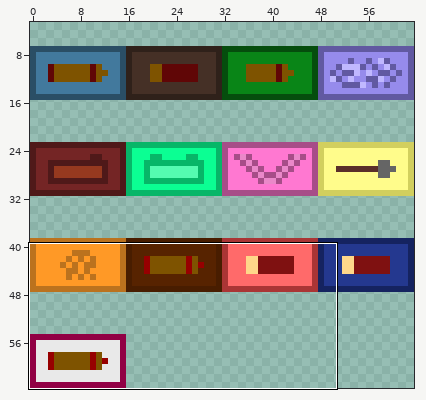
Pixel-art sprite: Assets/Sprites/ammopacks.png. The first picture is a wide view before the edit; the outline marks the close-up.
Close-up. Before the commit:
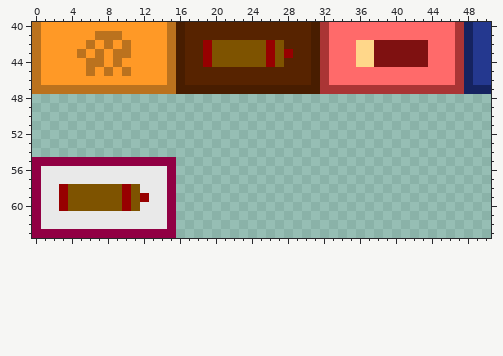
The file is 64x64 pixels. Colours within 5 levels of each other are drawn and written as one. Shown: x 0..50, y 40..63. The wide view leaves out empty margins.
After the commit:
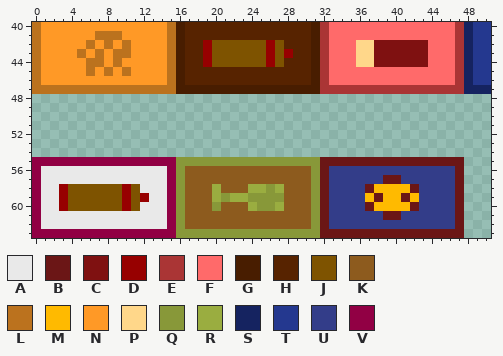
Palette (. is transparent): A #e9e9e9  B #6b1616  C #7f1111  D #970000  E #aa3535  F #ff6a6a  G #481d00  H #572300  J #7e5300  K #8d5b1e  L #bb721e  M #ffba00  N #ff9926  P #ffd78a  Q #889839  R #9aad40  S #152360  T #24388f  U #333d89  V #910044
The exact change:
Changed rows in their new state; - is an unchanged pixel.
first column x 16:
55 QQQQQQQQQQQQQQQQBBBBBBBBBBBBBBBB
56 QKKKKKKKKKKKKKKQBUUUUUUUUUUUUUUB
57 QKKKKKKKKKKKKKKQBUUUUUUBBUUUUUUB
58 QKKKRKKKRRQRKKKQBUUUUBMMMMBUUUUB
59 QKKKRQRRQQQQKKKQBUUUUMBMMBMUUUUB
60 QKKKQKKKRQQRKKKQBUUUUBMMMMBUUUUB
61 QKKKKKKKKKKKKKKQBUUUUUUBBUUUUUUB
62 QKKKKKKKKKKKKKKQBUUUUUUUUUUUUUUB
63 QQQQQQQQQQQQQQQQBBBBBBBBBBBBBBBB
